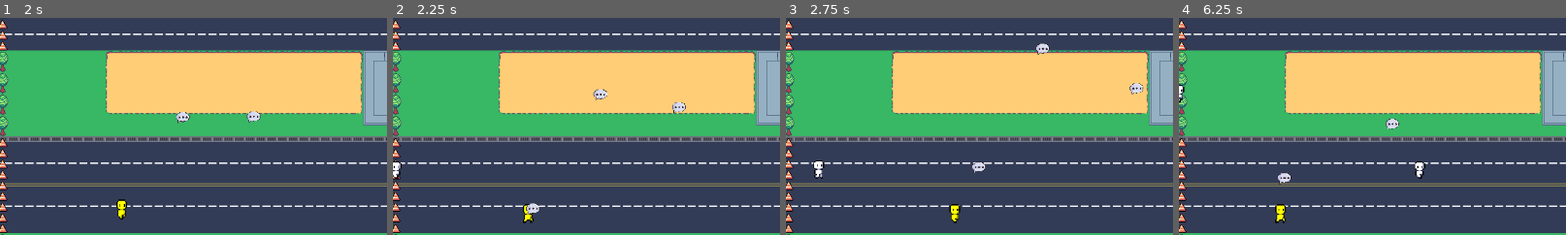
Above: before the commit, frames 1-4 (left to right).
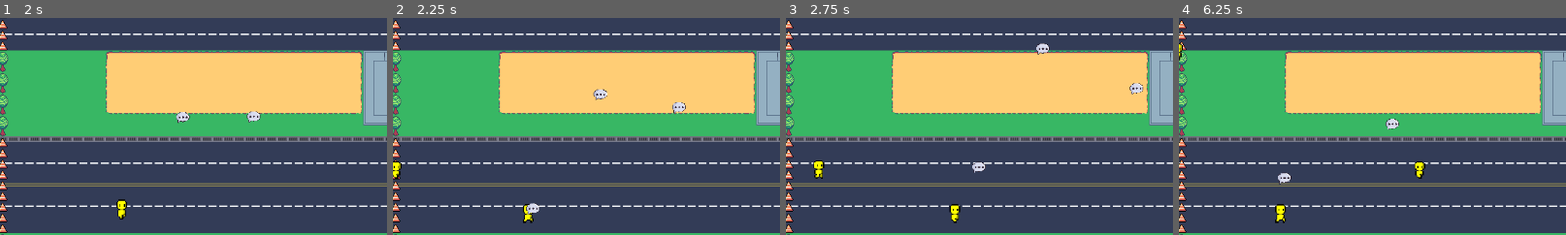
Above: after the commit, the same moments.

Repository: eliseokeefe/GameDevFinal
Game: Godot game, scene res://part_2.tscn
Two runs of this game, one before a commit and one after it. Both use one fixed random seed, a clock stepped at 60 frames per second and the inputs below. This scene is started directly instead of the project's main scene.
Inputs (mouse positions are % of the whole screen's width and height, from its top left):
- Up to frame 1 (2 s): tap Enter at 0.5 s; move the mouse to (72, 45) at 0.52 s; hold D (right) 0.53-1.28 s; click (72, 45) at 0.6 s; move the mouse to (30, 55) at 1.27 s; hold S (down) from 1.28 s (still down); click (30, 55) at 1.35 s
- Up to frame 2 (2.25 s): move the mouse to (60, 28) at 2.02 s; release S (down) at 2.03 s; hold D (right) from 2.03 s (still down); click (60, 28) at 2.1 s
- Up to frame 3 (2.75 s): keep holding D (right)
- Up to frame 4 (6.25 s): move the mouse to (45, 70) at 2.77 s; release D (right) at 2.78 s; hold W (up) 2.78-3.53 s; click (45, 70) at 2.85 s; move the mouse to (80, 65) at 3.52 s; hold A (left) 3.53-5.03 s; click (80, 65) at 3.6 s; move the mouse to (20, 35) at 4.27 s; click (20, 35) at 4.35 s; move the mouse to (55, 50) at 5.02 s; hold S (down) 5.03-5.78 s; click (55, 50) at 5.1 s; move the mouse to (35, 25) at 5.77 s; hold D (right) from 5.78 s (still down); click (35, 25) at 5.85 s
The pictures show only the part of the screen within x 0-50%, y 43-92%; the shares and areas given below are measured in that part.

Frame 1 is identical in both runs. In frame 2, 0.1% of the frame differs, in the area x 0-3%, y 66-74%; in frame 3, 0.1%; in frame 4, 0.3%, in the area x 0-64%, y 11-74%.
Error before the commit: Invalid call. Nonexistent function 'citizen_evil_now' in base 'CharacterBody2D (citizen.gd)'. (res://citizen_spawner.gd:30)

Commit message:
fixed part2 citizens

Diff:
--- a/citizen.gd
+++ b/citizen.gd
@@ -2,6 +2,7 @@
 
 var rng = RandomNumberGenerator.new()
 var convinced = false
+var evil = false
 var health = 50
 signal mind_changed
 
@@ -22,6 +23,16 @@
 	mind_changed.emit()
 	$AnimatedSprite2D.modulate = Color(1, 1, 0)
 
+func change_mind_back():
+	evil = false
+	mind_changed.emit()
+	$AnimatedSprite2D.modulate = Color(1, 1, 1)
+
+func citizen_evil_now():
+	change_mind()
+	health = 200
+	evil = true
+
 func _on_timer_timeout():
 	queue_free()
 
@@ -30,3 +41,7 @@
 		health -= area.damage;
 		if health <= 0:
 			change_mind()
+	elif area.is_in_group("projectiles") and evil:
+		health -= area.damage;
+		if health <= 0:
+			change_mind_back()
Not shown: 1 places in part_2.tscn that only renumber resources
Not shown: 1 places in popup.tscn that only renumber resources
